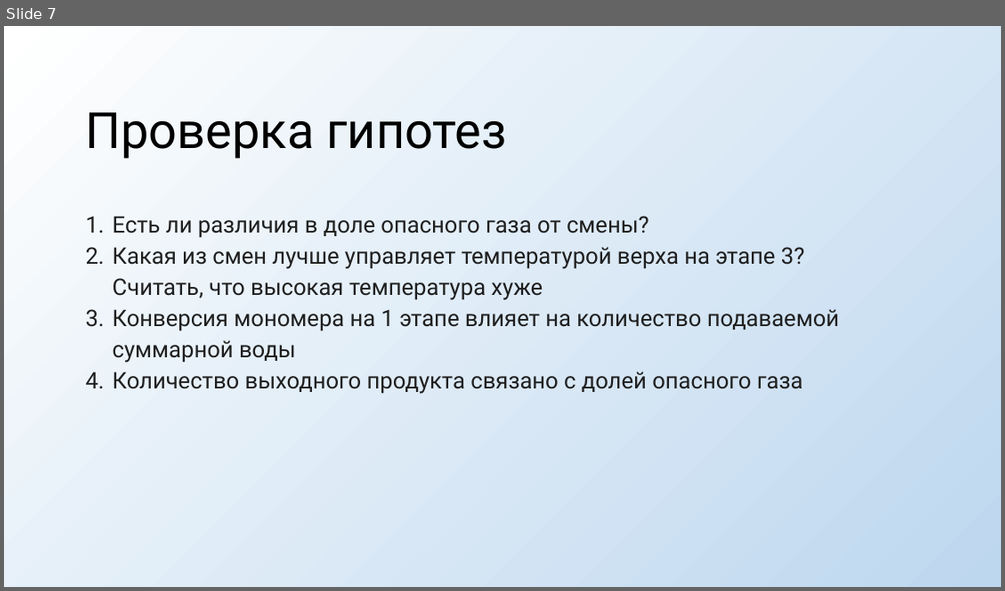
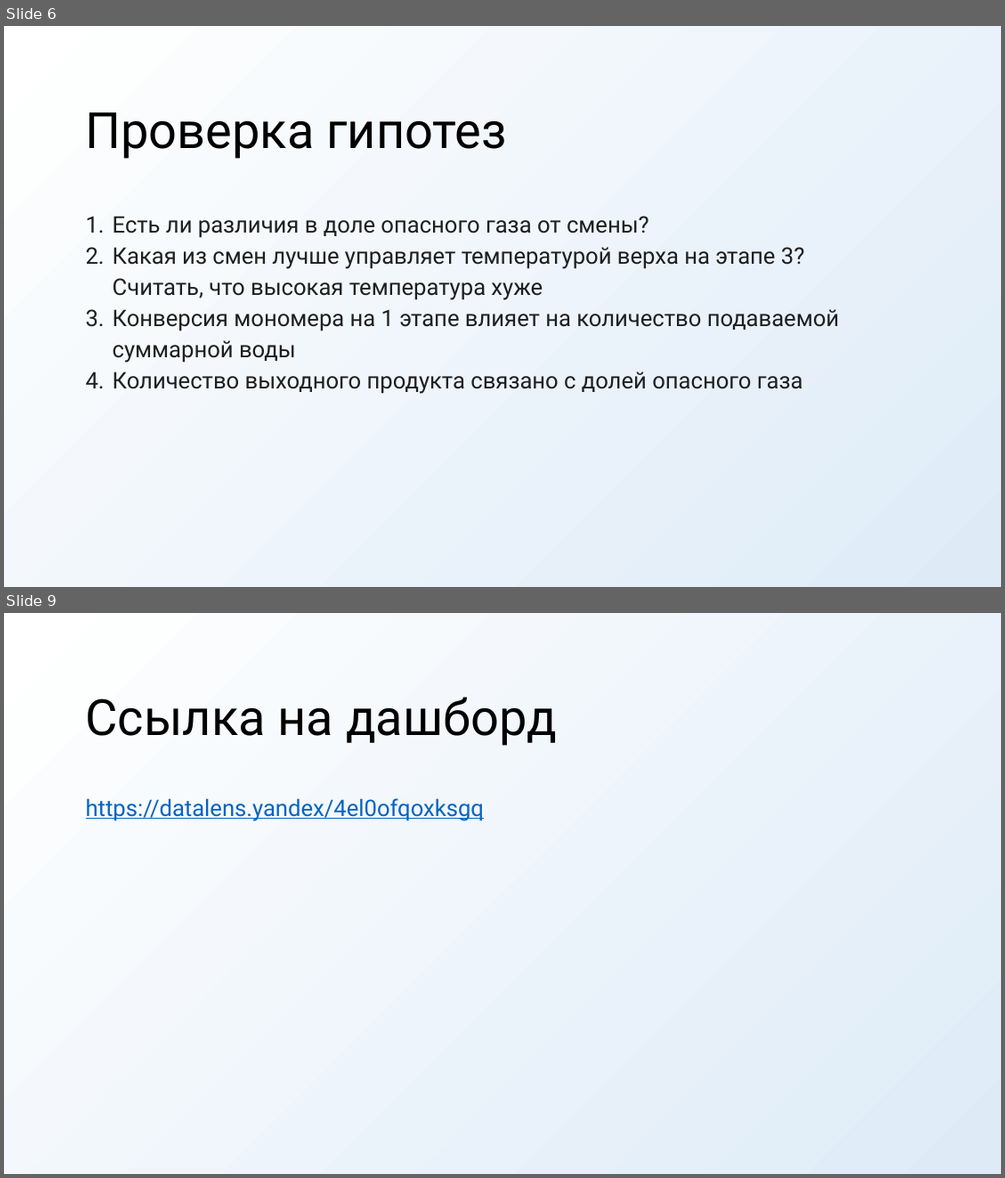
Before and after one commit to alinkalina/ad-ecology-project, a slide deck: presentation.pptx. Shown one above the other, each under a label of ours: slide 7 before the commit, slides 6 and 9 after it; the slides between them are not shown. The pictures are 1005x591 and 1005x1178 pixels, drawn with LibreOffice and Linux fonts; fonts in the diff are those of the drawing. Boxes give left, top, right and bottom in pixels: in the first picture for what was removed or moved away, otherwise in the second. Text is boxed around its words. In the diff, an @@ line names an element or a change of style, - is before the commit and + after.

```diff
--- a/presentation.pptx
+++ b/presentation.pptx
@@ slide 9 added at box(4, 613, 1001, 1174), background gradient #DEEBF7 to #FFFFFF @@
@@ text added at box(86, 697, 557, 746), 48 pt, text #000000 @@
+Ссылка на дашборд
@@ text added at box(86, 798, 484, 821), 22 pt, text #0563C1, underline @@
+https://datalens.yandex/4el0ofqoxksgq
@@ what was slide 7 is now slide 6 @@
@@ slide 6 changed as well @@
@@ background gradient #BDD7EE to #FFFFFF to gradient #DEEBF7 to #FFFFFF @@
```
Also in this commit, not shown: 5 other slides changed, 3 other slides added, 1 slide removed.
